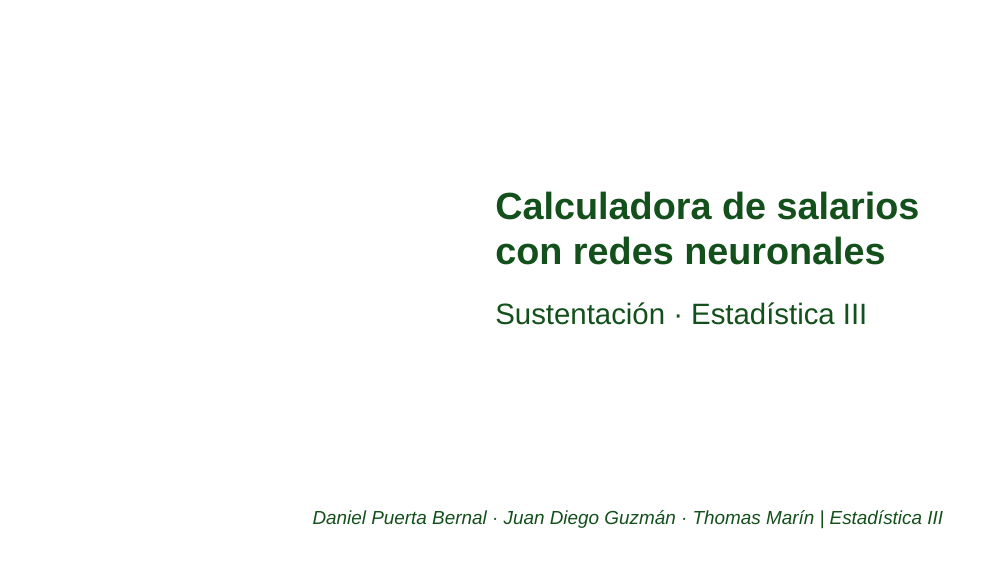
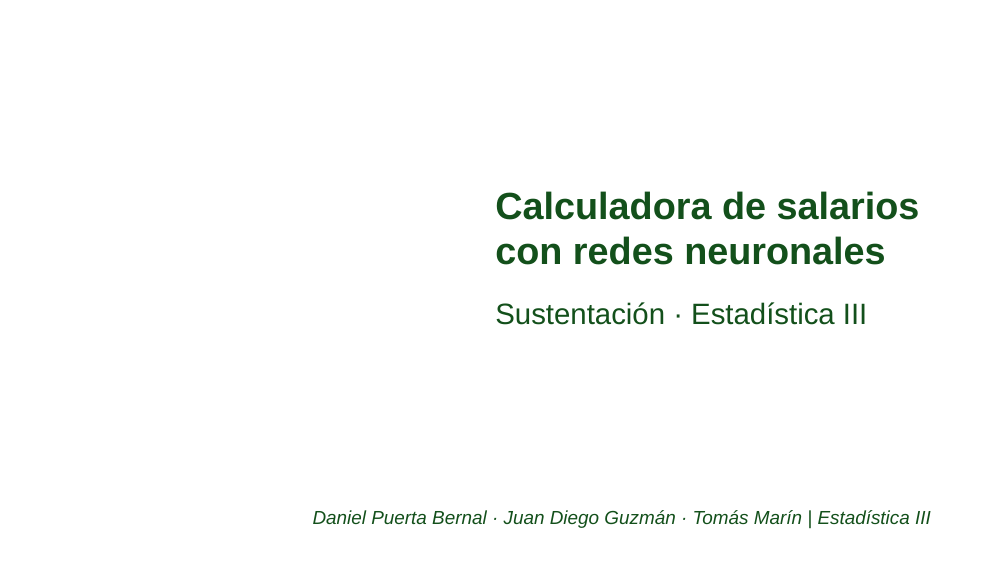
Before and after one commit to DanielPuertaBernal/Estadistica3, a slide deck: slide 1 of sustentacion/Sustentación Red Neuronal – Salarios.pptx. Drawn at 1008x567 pixels with LibreOffice and Linux fonts; fonts in the diff are those of the drawing; background and template pictures are left out. Boxes give left, top, right and bottom in pixels: in the first picture for what was removed or moved away, otherwise in the second. Text is boxed around its words. In the diff, an @@ line names an element or a change of style, - is before the commit and + after.

Commit message:
docs: fix team member name to Tomás Marín in deliverables

```diff
--- a/sustentacion/Sustentación Red Neuronal – Salarios.pptx
+++ b/sustentacion/Sustentación Red Neuronal – Salarios.pptx
@@ text at box(313, 510, 931, 528): text changed @@
-Daniel Puerta Bernal · Juan Diego Guzmán · Thomas Marín | Estadística III
+Daniel Puerta Bernal · Juan Diego Guzmán · Tomás Marín | Estadística III
```
Also in this commit, not shown: 5 other files.
